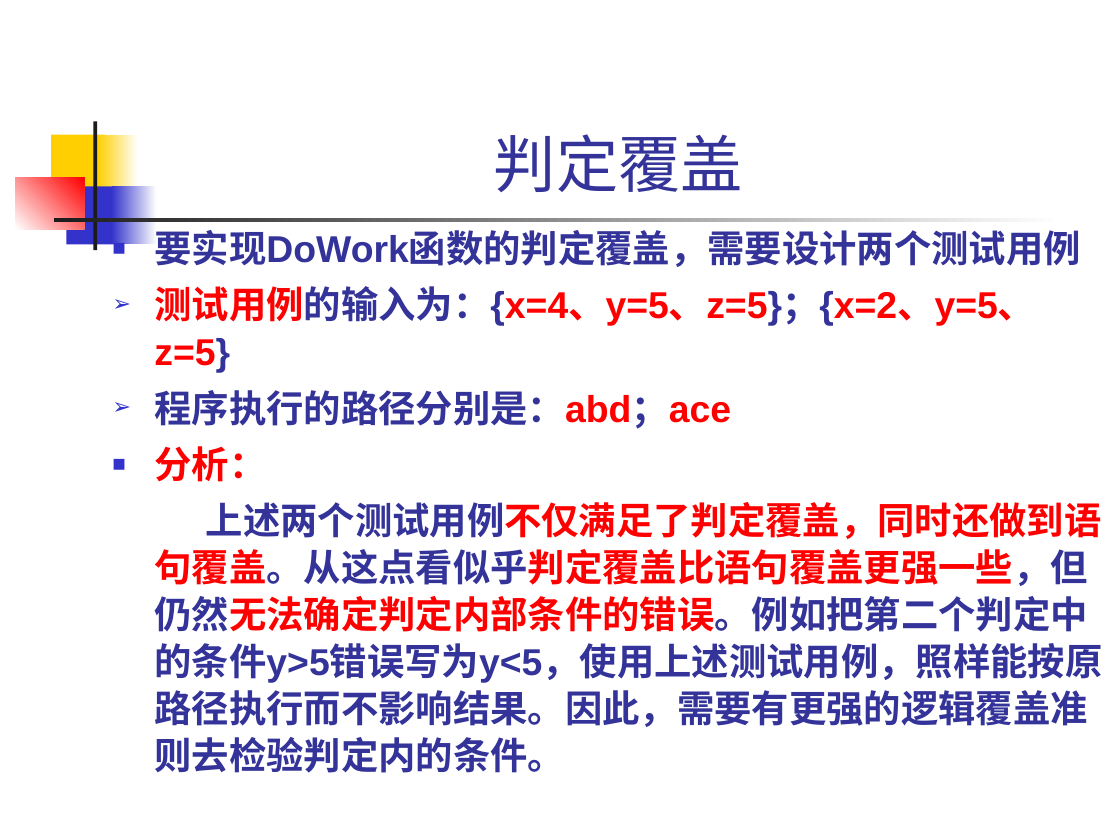
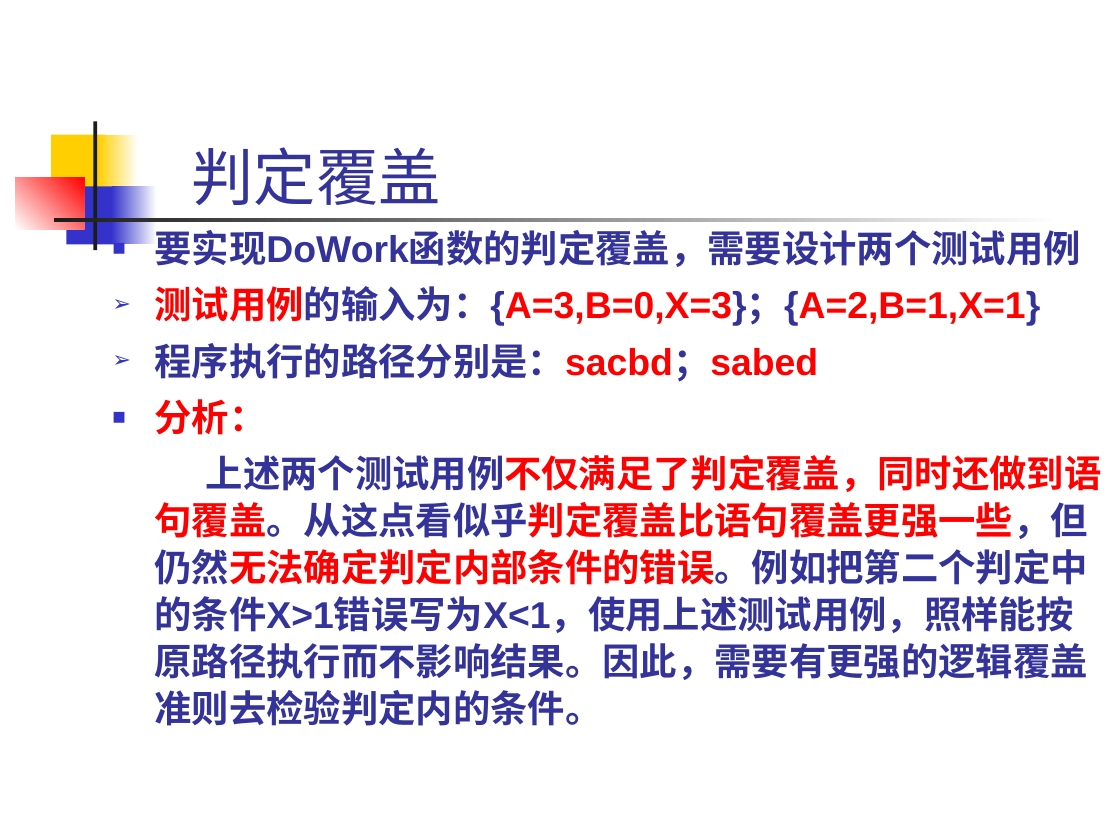
Before and after one commit to 1-518/Three-Kindoms, a slide deck: slide 5 of 白盒黑盒/白盒测试技术/白盒测试技术.ppt (slide 8 before the commit). Drawn at 1120x840 pixels with LibreOffice and Linux fonts; fonts in the diff are those of the drawing. Boxes give left, top, right and bottom in pixels: in the first picture for what was removed or moved away, otherwise in the second. Text is boxed around its words. In the diff, an @@ line names an element or a change of style, - is before the commit and + after.

```diff
--- a/白盒黑盒/白盒测试技术/白盒测试技术.ppt
+++ b/白盒黑盒/白盒测试技术/白盒测试技术.ppt
@@ title "判定覆盖": place and size @@
-title "判定覆盖" at (494, 134, 743, 192)
+title "判定覆盖" at (192, 147, 441, 205)
@@ text at (154, 286, 1040, 382): text changed @@
-➢ 测试用例的输入为：{x=4、y=5、z=5}；{x=2、y=5、z=5}
-➢ 程序执行的路径分别是：abd；ace
+➢ 测试用例的输入为：{A=3,B=0,X=3}；{A=2,B=1,X=1}
+➢ 程序执行的路径分别是：sacbd；sabed
@@ text at (154, 455, 1102, 726): text changed @@
-上述两个测试用例不仅满足了判定覆盖，同时还做到语句覆盖。从这点看似乎判定覆盖比语句覆盖更强一些，但仍然无法确定判定内部条件的错误。例如把第二个判定中的条件y>5错误写为y<5，使用上述测试用例，照样能按原路径执行而不影响结果。因此，需要有更强的逻辑覆盖准则去检验判定内的条件。
+上述两个测试用例不仅满足了判定覆盖，同时还做到语句覆盖。从这点看似乎判定覆盖比语句覆盖更强一些，但仍然无法确定判定内部条件的错误。例如把第二个判定中的条件X>1错误写为X<1，使用上述测试用例，照样能按原路径执行而不影响结果。因此，需要有更强的逻辑覆盖准则去检验判定内的条件。
```
Also in this commit, not shown: 13 other slides changed, 1 slide added, 4 slides removed, 1 other file.
